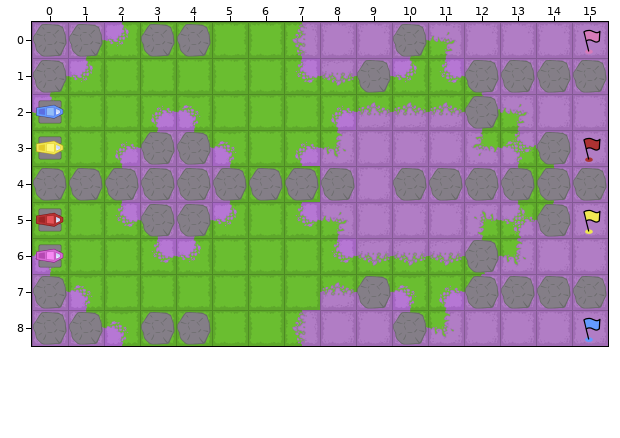
Two versions of a level (Tiled map, pc/assets/level/010.tmx). Above is the file before it was changed.
Cells are 256x256 px. Shown: x 0..15, y 0..8.
After:
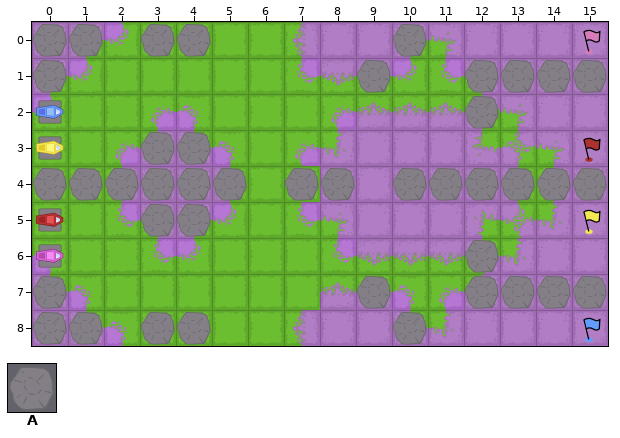
Key: from "ObjectTiles": A 1 "stone".
_ is an empty cell, . an unchanged one.
The edit:
--- layer "Objects"
@@ x 6..14 @@
-3 ........A
-4 A........
-5 ........A
+3 ........_
+4 _........
+5 ........_
Boxes around the changes in both pictures, in picture pixels (x1, y1, x2, y2):
removed: (537, 132, 571, 165)
removed: (249, 168, 283, 201)
removed: (537, 204, 571, 237)
